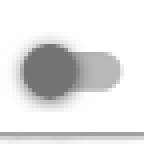
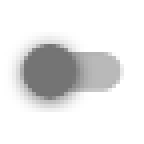
Layered file, before and after one edit (w=144, h=144). Changes by layer:
painted on "Layer" over [0, 132, 144, 144]
moved "Layer #1" above "button.normal.png" over [0, 132, 144, 144]
